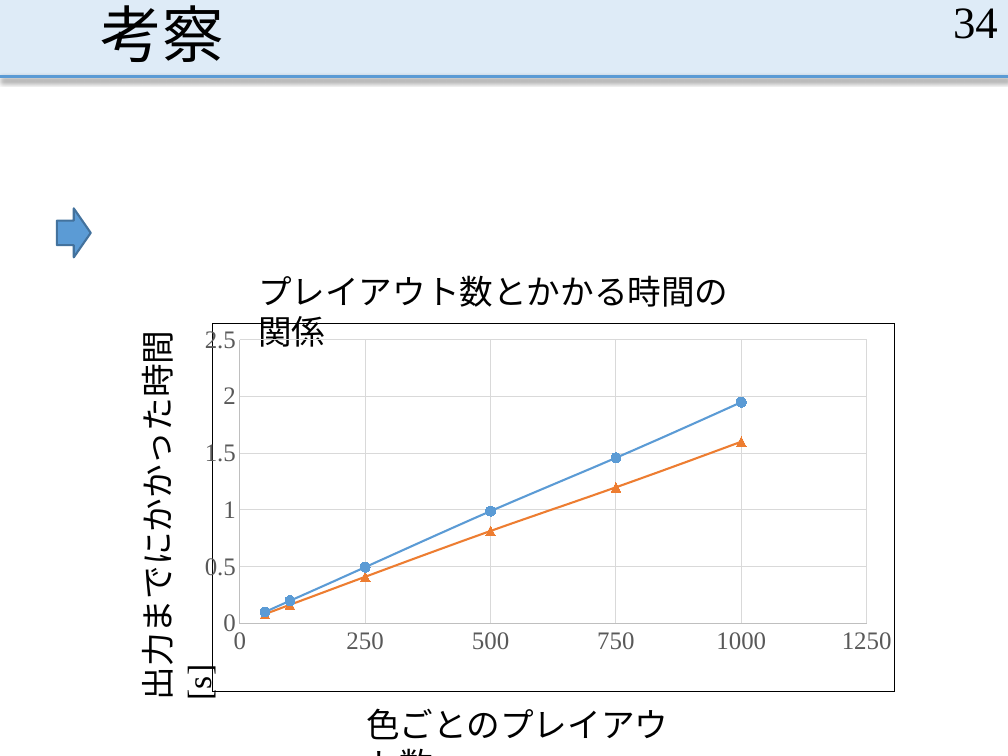
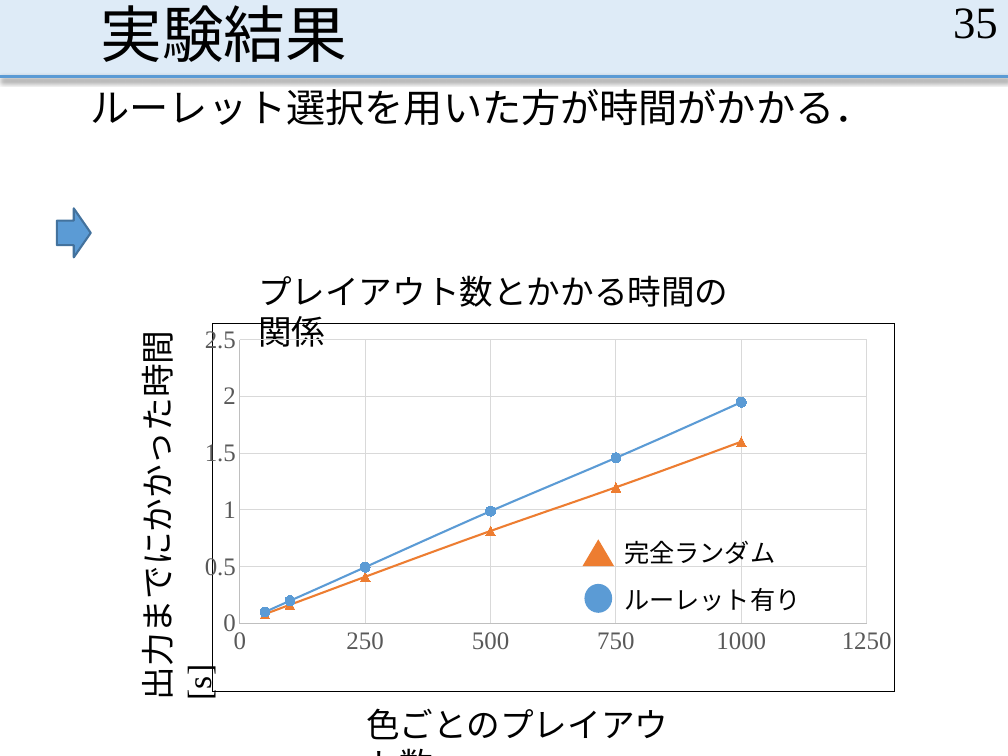
Before and after one commit to MasayaOda/SR, a slide deck: slide 35 of 190702oda.pptx (slide 34 before the commit). Drawn at 1008x756 pixels with LibreOffice and Linux fonts; fonts in the diff are those of the drawing. Boxes give left, top, right and bottom in pixels: in the first picture for what was removed or moved away, otherwise in the second. Text is boxed around its words. In the diff, an @@ line names an element or a change of style, - is before the commit and + after.

```diff
--- a/190702oda.pptx
+++ b/190702oda.pptx
@@ title at (101, 5, 347, 62): text changed @@
-考察
+実験結果
@@ page number at (953, 8, 998, 39): text changed @@
-34
+35
@@ text added at (91, 82, 874, 126), 28 pt, text #000000 @@
+ルーレット選択を用いた方が時間がかかる．
@@ triangle added at (583, 539, 614, 566), fill #ED7D31 @@
@@ text added at (624, 540, 775, 564), 18 pt, text #000000 @@
+完全ランダム
@@ ellipse added at (585, 584, 613, 613), fill #5B9BD5 @@
@@ text added at (624, 588, 800, 611), 18 pt, text #000000 @@
+ルーレット有り
```
Also in this commit, not shown: 16 other slides changed, 7 slides added, 18 slides removed.
